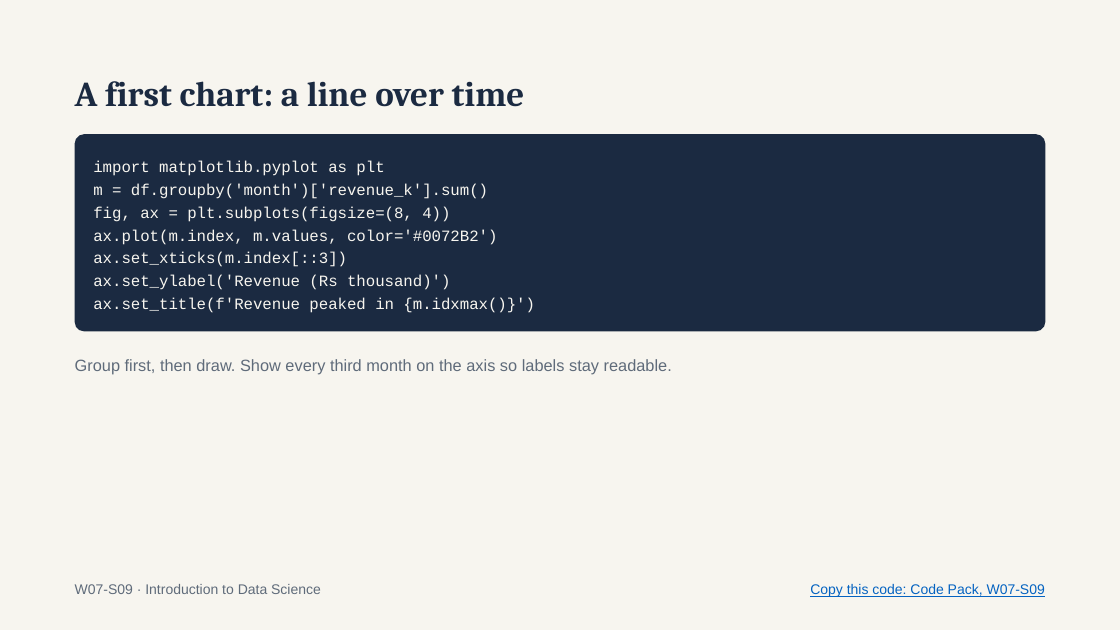
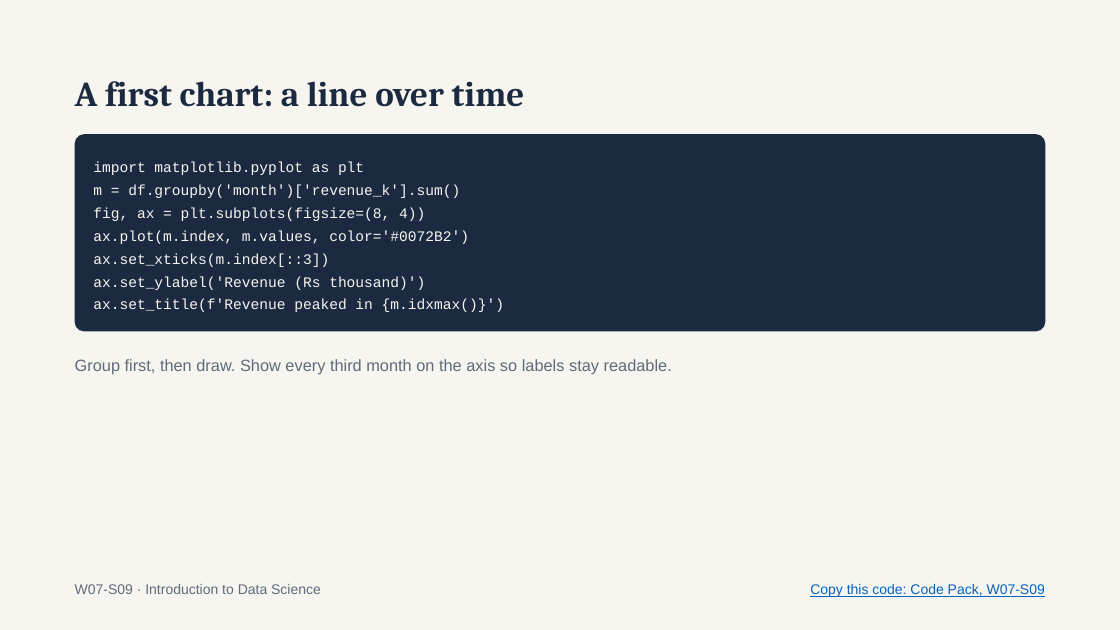
Before and after one commit to a6dulrauf/introduction-to-data-science-fall26, a slide deck: slide 9 of week 7/Intro to Data Science — Week 7 Data Visualization.pptx. Drawn at 1120x630 pixels with LibreOffice and Linux fonts; fonts in the diff are those of the drawing. Boxes give left, top, right and bottom in pixels: in the first picture for what was removed or moved away, otherwise in the second. Text is boxed around its words. In the diff, an @@ line names an element or a change of style, - is before the commit and + after.

```diff
--- a/week 7/Intro to Data Science — Week 7 Data Visualization.pptx
+++ b/week 7/Intro to Data Science — Week 7 Data Visualization.pptx
@@ rounded rectangle "import matplotlib.pyplot as plt" at (75, 134, 1046, 332): size 13.5 to 12.5 pt @@
```
Also in this commit, not shown: 3 other slides changed.
